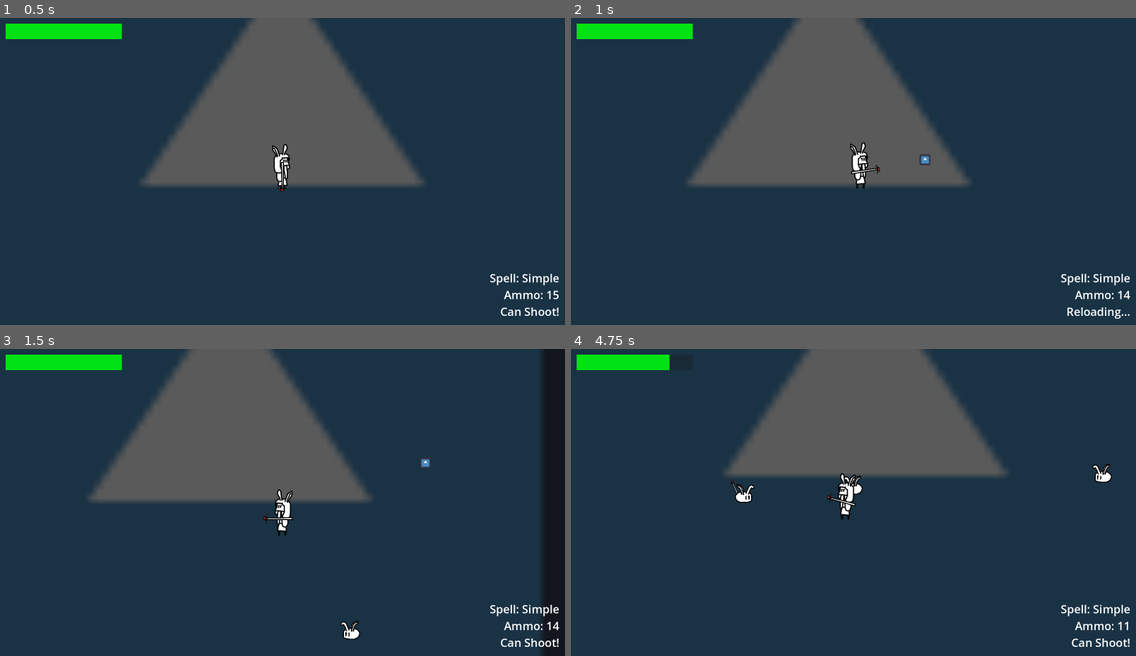
Above: before the commit, frames 1-4 (two rows, left to right).
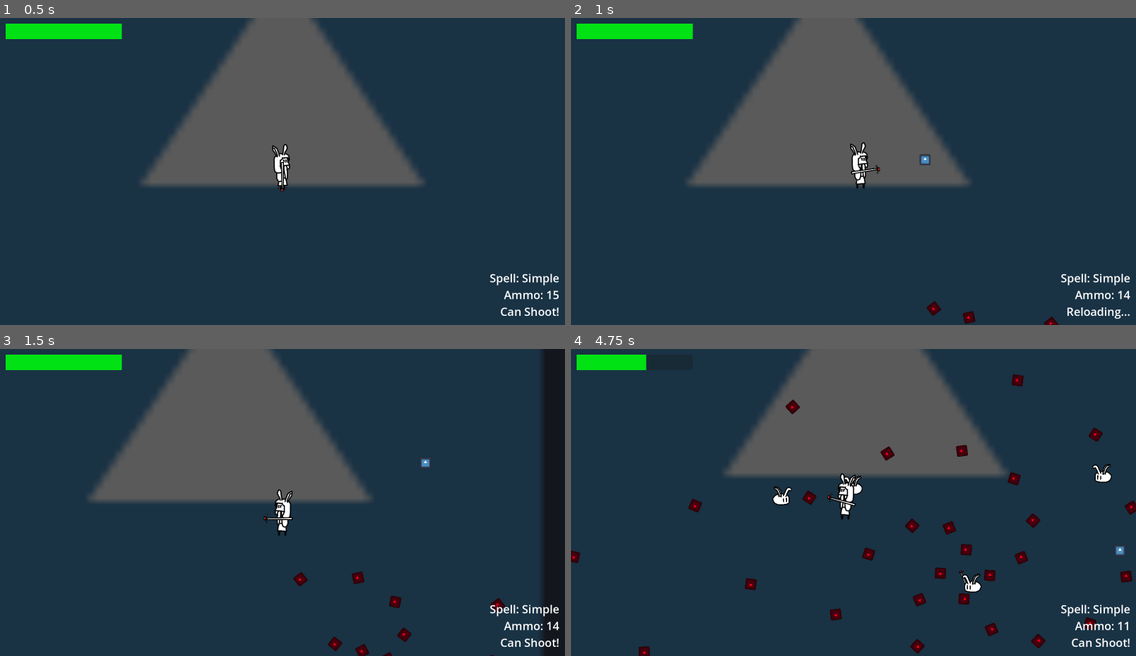
Above: after the commit, the same moments.

Repository: AgilMonkey/Wild-Bun-Magic
Game: Godot game, scene res://levels/main_test_scene/main_test_scene.tscn
The game is run twice, just before and just after one commit, with the same random seed, the same clock (stepped at 60 frames per second) and the same inputs. The engine's default icon, where the game draws it, is replaced by a stand-in: a white triangle on a blue panel in a dark square.
Inputs (mouse positions are in pixels of both pictures, inside the frame that each line leads up to):
- Up to frame 1 (0.5 s): no input
- Up to frame 2 (1 s): tap Enter at 0.5 s; move the mouse to (977, 156) at 0.52 s; hold D (move_right) from 0.53 s (still down); click (977, 156) at 0.6 s
- Up to frame 3 (1.5 s): move the mouse to (169, 517) at 1.27 s; release D (move_right) at 1.28 s; hold S (move_down) from 1.28 s (still down); tap Shift (dash) at 1.35 s
- Up to frame 4 (4.75 s): click (740, 517) at 1.55 s; move the mouse to (910, 434) at 2.02 s; release S (move_down) at 2.03 s; hold D (move_right) 2.03-2.78 s; click (910, 434) at 2.1 s; move the mouse to (825, 563) at 2.77 s; hold W (move_up) 2.78-3.53 s; click (825, 563) at 2.85 s; move the mouse to (1023, 548) at 3.52 s; hold A (move_left) from 3.53 s (still down); tap Shift (dash) at 3.6 s; click (1023, 548) at 3.8 s; move the mouse to (684, 456) at 4.27 s; click (684, 456) at 4.35 s

Frame 1 is identical in both runs. In frame 2, 0.2% of the frame differs, in the area x 63-87%, y 92-100%; in frame 3, 0.6%; in frame 4, 2.6%, in the area x 0-100%, y 1-100%.

Commit message:
Add spiral enemy

Diff:
--- /dev/null
+++ b/entities/enemies/spiral_enemy/SpiralEnemy.tscn
@@ -0,0 +1,90 @@
+[gd_scene load_steps=15 format=3 uid="uid://bhvisd3v0vmev"]
+
+[ext_resource type="Script" uid="uid://dhopvrh0xvdq4" path="res://entities/enemies/simple_enemy/enemy.gd" id="1_4h1ky"]
+[ext_resource type="PackedScene" uid="uid://dbb54nr1beapg" path="res://entities/health_drop/health_drop.tscn" id="2_58sm2"]
+[ext_resource type="Texture2D" uid="uid://carwpcdxmobmf" path="res://entities/player/assets/tongkat.png" id="3_tbuhd"]
+[ext_resource type="Texture2D" uid="uid://cph0nn63lko2v" path="res://entities/enemies/assets/enemy2.png" id="4_2bvry"]
+[ext_resource type="PackedScene" uid="uid://ctqbx520r1gsq" path="res://commons/attackbox/attackbox_component.tscn" id="5_s3iah"]
+[ext_resource type="Script" uid="uid://d2ssuuarj6kcv" path="res://commons/hitbox/hitbox_component.gd" id="6_ljpnp"]
+[ext_resource type="Script" uid="uid://ck82pbmrvnc4n" path="res://entities/enemies/simple_enemy/enemy_animation.gd" id="7_ordk5"]
+[ext_resource type="Script" uid="uid://bfgcawdmt8vox" path="res://entities/enemies/simple_enemy/follow_player.gd" id="8_ihhd1"]
+[ext_resource type="Script" uid="uid://cl5g6pwsy7x6j" path="res://entities/enemies/simple_enemy/simple_attacking.gd" id="9_2vhbl"]
+[ext_resource type="Script" uid="uid://ctvcfg16g1pkt" path="res://commons/health/health_component.gd" id="10_b3jbn"]
+[ext_resource type="Script" uid="uid://bjdp2d3cphmoq" path="res://entities/enemies/spiral_enemy/shoot_at_player_spiral.gd" id="11_ag7xq"]
+
+[sub_resource type="CapsuleShape2D" id="CapsuleShape2D_oxdrg"]
+radius = 18.0
+height = 58.0
+
+[sub_resource type="CircleShape2D" id="CircleShape2D_paah2"]
+radius = 40.0
+
+[sub_resource type="RectangleShape2D" id="RectangleShape2D_ae7xc"]
+size = Vector2(64, 64)
+
+[node name="SpiralEnemy" type="CharacterBody2D" groups=["enemy"]]
+collision_layer = 2
+collision_mask = 3
+motion_mode = 1
+script = ExtResource("1_4h1ky")
+health_pickup_instance = ExtResource("2_58sm2")
+chance_to_drop_health = 0.05
+
+[node name="WeaponSprite" type="Sprite2D" parent="."]
+position = Vector2(-16, 8)
+rotation = -1.96538
+scale = Vector2(0.161219, 0.16122)
+texture = ExtResource("3_tbuhd")
+offset = Vector2(212.619, -4.52381)
+
+[node name="EnemySprite" type="Sprite2D" parent="."]
+y_sort_enabled = true
+scale = Vector2(0.0735, 0.0735)
+texture = ExtResource("4_2bvry")
+offset = Vector2(10.2041, -112.245)
+
+[node name="CollisionShape2D" type="CollisionShape2D" parent="."]
+position = Vector2(2, 5)
+rotation = 1.57079
+shape = SubResource("CapsuleShape2D_oxdrg")
+debug_color = Color(0, 0.6, 0.701961, 0)
+
+[node name="AttackboxComponent" parent="." instance=ExtResource("5_s3iah")]
+damage = 10
+is_damage_by_itself = false
+
+[node name="CollisionShape2D" type="CollisionShape2D" parent="AttackboxComponent"]
+shape = SubResource("CircleShape2D_paah2")
+debug_color = Color(0.790018, 0.13228, 0.272505, 0.42)
+
+[node name="HitboxComponent" type="Area2D" parent="." node_paths=PackedStringArray("health")]
+script = ExtResource("6_ljpnp")
+health = NodePath("../HealthComponent")
+metadata/_custom_type_script = "uid://d2ssuuarj6kcv"
+
+[node name="CollisionShape2D" type="CollisionShape2D" parent="HitboxComponent"]
+shape = SubResource("RectangleShape2D_ae7xc")
+debug_color = Color(0.0417786, 0.650393, 0, 0.42)
+
+[node name="EnemyAnimation" type="Node2D" parent="." node_paths=PackedStringArray("enemy_sprite")]
+script = ExtResource("7_ordk5")
+enemy_sprite = NodePath("../EnemySprite")
+
+[node name="FollowPlayer" type="Node" parent="."]
+script = ExtResource("8_ihhd1")
+speed = 90
+
+[node name="SimpleAttacking" type="Node" parent="." node_paths=PackedStringArray("attackbox", "attackbox_col")]
+script = ExtResource("9_2vhbl")
+attackbox = NodePath("../AttackboxComponent")
+attackbox_col = NodePath("../AttackboxComponent/CollisionShape2D")
+
+[node name="HealthComponent" type="Node" parent="."]
+script = ExtResource("10_b3jbn")
+metadata/_custom_type_script = "uid://ctvcfg16g1pkt"
+
+[node name="ShootAtPlayerSpiral" type="Node2D" parent="."]
+position = Vector2(-40, -51)
+script = ExtResource("11_ag7xq")
+
+[connection signal="health_reached_zero" from="HealthComponent" to="." method="_on_health_component_health_reached_zero"]
--- /dev/null
+++ b/entities/enemies/spiral_enemy/shoot_at_player_spiral.gd
@@ -0,0 +1,33 @@
+extends Node2D
+
+@export var bullet_damage := 10
+@export var shoot_timer := 0.25
+@export var rot_speed := 25
+@export var bullet_speed := 400
+
+@onready var player: Node2D = get_tree().get_first_node_in_group("player")
+@onready var enemy_bullet_scene: PackedScene = preload("res://entities/bullet/enemy_bullet/enemy_bullet.tscn")
+
+
+func _ready() -> void:
+	look_at(player.global_position)
+	shoot()
+
+
+func shoot():
+	await get_tree().create_timer(shoot_timer).timeout
+
+	var start_rot = 0.0
+
+	for n in range(4):
+		var bullet: EnemyBullet = enemy_bullet_scene.instantiate()
+		bullet.damage = bullet_damage
+		bullet.global_position = global_position
+		bullet.rotate(start_rot + global_rotation)
+		bullet.velocity = bullet.global_transform.x * bullet_speed
+		get_tree().current_scene.add_child(bullet)
+		start_rot += PI * 2 / 4
+
+	rotate(deg_to_rad(rot_speed))
+
+	shoot()
--- a/levels/main_test_scene/main_test_scene.tscn
+++ b/levels/main_test_scene/main_test_scene.tscn
@@ -11,6 +11,7 @@
 [ext_resource type="Script" uid="uid://bdpcnj3punf2n" path="res://entities/enemies/enemy_resource.gd" id="8_y6r6k"]
 [ext_resource type="PackedScene" uid="uid://cg0dt524l6uie" path="res://entities/enemies/shotgun_enemy/ShotgunEnemy.tscn" id="10_fbway"]
 [ext_resource type="PackedScene" uid="uid://bavom36i7jaq5" path="res://entities/enemies/circle_enemy/CircleEnemy.tscn" id="11_p77l7"]
+[ext_resource type="PackedScene" uid="uid://bhvisd3v0vmev" path="res://entities/enemies/spiral_enemy/SpiralEnemy.tscn" id="12_iaos1"]
 
 [sub_resource type="Resource" id="Resource_ra8ls"]
 script = ExtResource("8_y6r6k")
@@ -36,6 +37,12 @@
 chance = 5
 metadata/_custom_type_script = "uid://bdpcnj3punf2n"
 
+[sub_resource type="Resource" id="Resource_iw1ec"]
+script = ExtResource("8_y6r6k")
+enemy_instance = ExtResource("12_iaos1")
+chance = 2
+metadata/_custom_type_script = "uid://bdpcnj3punf2n"
+
 [node name="main_test_scene" type="Node2D"]
 y_sort_enabled = true
 script = ExtResource("1_jvi5a")
@@ -59,7 +66,7 @@
 [node name="SpawnManager" type="Node" parent="." node_paths=PackedStringArray("player")]
 script = ExtResource("5_1itg7")
 player = NodePath("../Player")
-enemy_to_spawn = Array[ExtResource("8_y6r6k")]([SubResource("Resource_ra8ls"), SubResource("Resource_fbway"), SubResource("Resource_p77l7"), SubResource("Resource_iaos1")])
+enemy_to_spawn = Array[ExtResource("8_y6r6k")]([SubResource("Resource_ra8ls"), SubResource("Resource_fbway"), SubResource("Resource_p77l7"), SubResource("Resource_iaos1"), SubResource("Resource_iw1ec")])
 metadata/_custom_type_script = "uid://bac54mi18tq8"
 
 [node name="SpawnTimer" type="Timer" parent="SpawnManager"]
--- /dev/null
+++ b/levels/testing/test_enemy_scene.tscn
@@ -0,0 +1,11 @@
+[gd_scene load_steps=3 format=3 uid="uid://cw6haaor00i"]
+
+[ext_resource type="PackedScene" uid="uid://dhl552xt6p4c1" path="res://entities/player/player.tscn" id="1_d7c6d"]
+[ext_resource type="PackedScene" uid="uid://bhvisd3v0vmev" path="res://entities/enemies/spiral_enemy/SpiralEnemy.tscn" id="2_ryy87"]
+
+[node name="TestEnemyScene" type="Node2D"]
+
+[node name="Player" parent="." instance=ExtResource("1_d7c6d")]
+
+[node name="w" parent="." instance=ExtResource("2_ryy87")]
+position = Vector2(970, 166)
Not shown, added: entities/enemies/spiral_enemy/shoot_at_player_spiral.gd.uid
Not shown: 1 places in levels/main_test_scene/main_test_scene.tscn that only renumber resources
